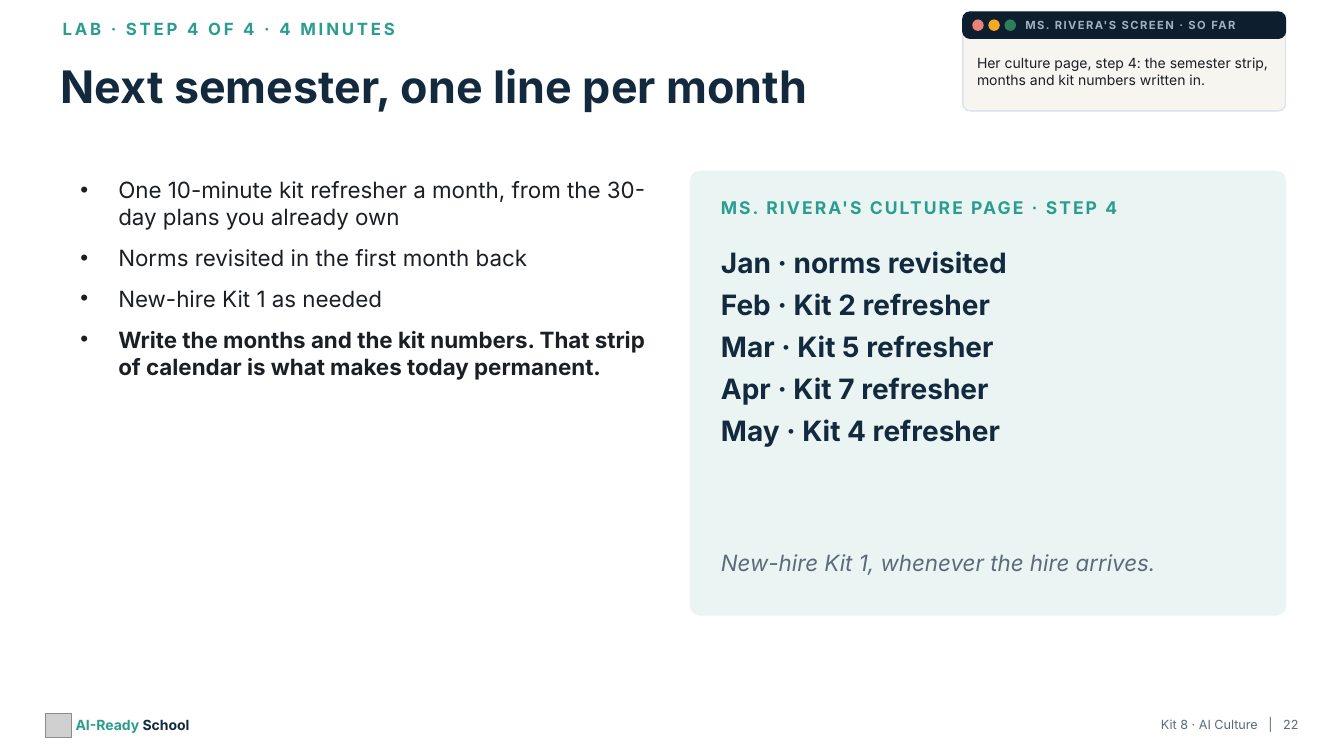
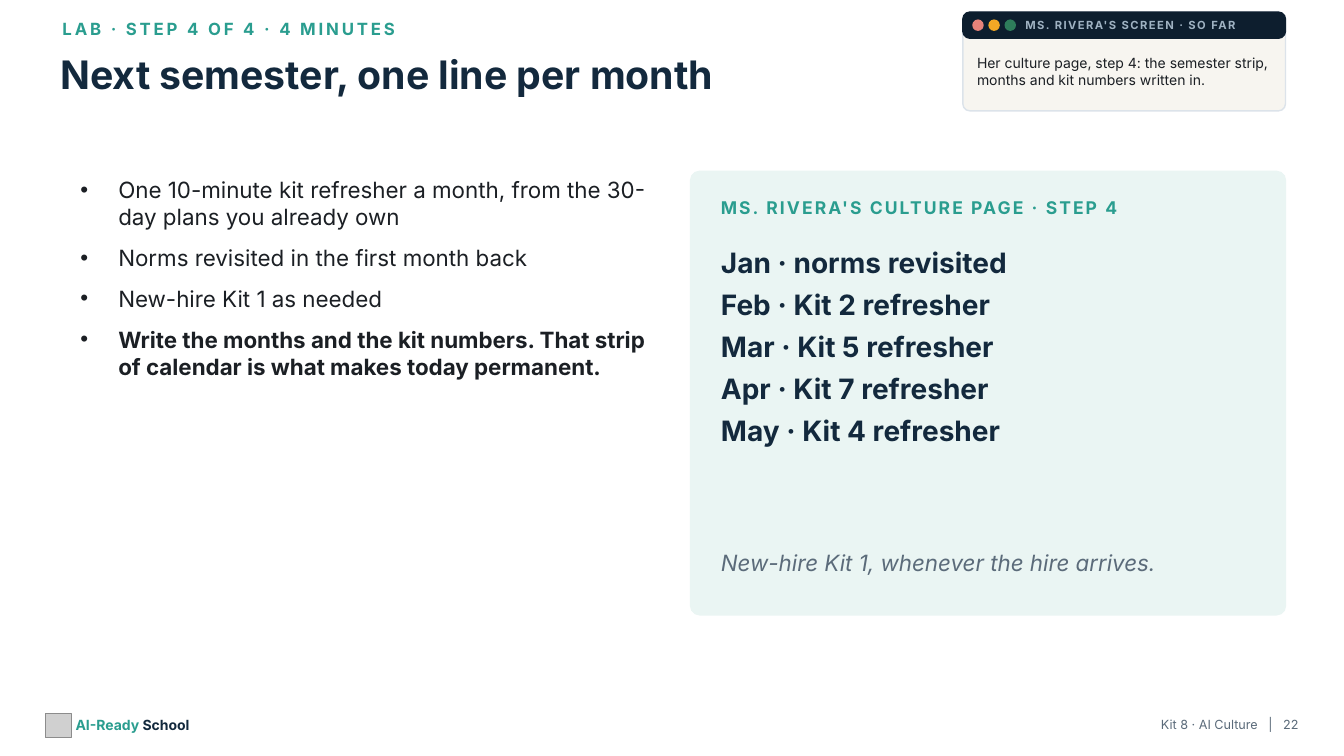
Before and after one commit to aspinozzi1/Ai-School-Ready, a slide deck: slide 22 of kits/kit08/Kit08_PresentationDeck.pptx. Drawn at 1344x756 pixels with LibreOffice and Linux fonts; fonts in the diff are those of the drawing; grey boxes stand for pictures. Boxes give left, top, right and bottom in pixels: in the first picture for what was removed or moved away, otherwise in the second. Text is boxed around its words. In the diff, an @@ line names an element or a change of style, - is before the commit and + after.

```diff
--- a/kits/kit08/Kit08_PresentationDeck.pptx
+++ b/kits/kit08/Kit08_PresentationDeck.pptx
@@ text "Next semester, one line per ...": place and size @@
-text "Next semester, one line per ..." at [60, 68, 808, 112]
+text "Next semester, one line per ..." at [60, 59, 713, 97]
@@ text "Next semester, one line per ..." at [60, 59, 713, 97]: size 32 to 28 pt; vertical alignment middle to top @@
```
Also in this commit, not shown: 22 other slides changed, 20 other files.
